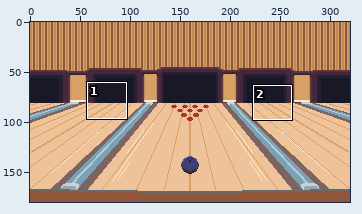
A pixel-art file gets an edit: textures/aesprite/background.aseprite. Above: a wide view before the commit, with the close-up outlined.
Close-up. Earlier state:
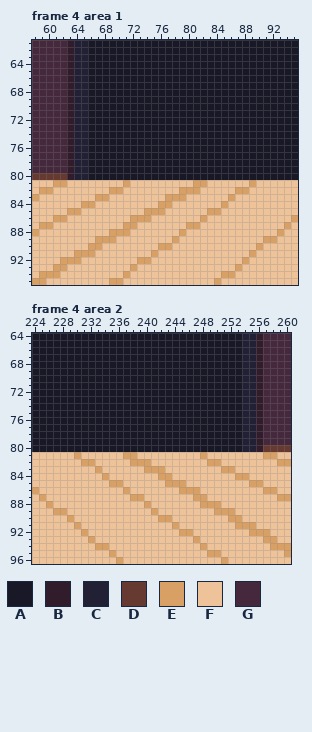
320x180 pixels, 10 frames. Colours within 5 levels of each other are drawn and written as one. Shown: frame 4 area 1: x 58..95, y 61..95; frame 4 area 2: x 224..260, y 64..96. The commit also changed other frames or places, which this record leaves out.
Visible layers, top first: "Bowling Ball", "Background".
Palette (. is transparent): A #191826  B #301c2a  C #222034  D #663931  E #d9a066  F #eec39a  G #45283c
Pixels before, frame 4 area 1, first column x 58:
61 GGGGGBCCAAAAAAAAAAAAAAAAAAAAAAAAAAAAAA
62 GGGGGBCCAAAAAAAAAAAAAAAAAAAAAAAAAAAAAA
63 GGGGGBCCAAAAAAAAAAAAAAAAAAAAAAAAAAAAAA
64 GGGGGBCCAAAAAAAAAAAAAAAAAAAAAAAAAAAAAA
65 GGGGGBCCAAAAAAAAAAAAAAAAAAAAAAAAAAAAAA
66 GGGGGBCCAAAAAAAAAAAAAAAAAAAAAAAAAAAAAA
67 GGGGGBCCAAAAAAAAAAAAAAAAAAAAAAAAAAAAAA
68 GGGGGBCCAAAAAAAAAAAAAAAAAAAAAAAAAAAAAA
69 GGGGGBCCAAAAAAAAAAAAAAAAAAAAAAAAAAAAAA
70 GGGGGBCCAAAAAAAAAAAAAAAAAAAAAAAAAAAAAA
71 GGGGGBCCAAAAAAAAAAAAAAAAAAAAAAAAAAAAAA
72 GGGGGBCCAAAAAAAAAAAAAAAAAAAAAAAAAAAAAA
73 GGGGGBCCAAAAAAAAAAAAAAAAAAAAAAAAAAAAAA
74 GGGGGBCCAAAAAAAAAAAAAAAAAAAAAAAAAAAAAA
75 GGGGGBCCAAAAAAAAAAAAAAAAAAAAAAAAAAAAAA
76 GGGGGBCCAAAAAAAAAAAAAAAAAAAAAAAAAAAAAA
77 GGGGGBCCAAAAAAAAAAAAAAAAAAAAAAAAAAAAAA
78 GGGGGBCCAAAAAAAAAAAAAAAAAAAAAAAAAAAAAA
79 GGGGGBCCAAAAAAAAAAAAAAAAAAAAAAAAAAAAAA
80 DDDDDBCCAAAAAAAAAAAAAAAAAAAAAAAAAAAAAA
81 FFFEEFFFFFFFFEFFFFFFFFFEEFFFFFFEFFFFFF
82 FEEFFFFFFFFEEFFFFFFFFEEEFFFFFEEFFFFFFF
83 EFFFFFFFFEEFFFFFFFFEEEFFFFFFEFFFFFFFFF
84 FFFFFFFEEFFFFFFFFFEEFFFFFFFEFFFFFFFFFF
85 FFFFFEEFFFFFFFFFEEEFFFFFFEEFFFFFFFFFFF
86 FFFEEFFFFFFFFFEEEFFFFFFFEFFFFFFFFFFFFE
87 FEEFFFFFFFFFFEEFFFFFFFEEFFFFFFFFFFFFEF
88 EFFFFFFFFFFEEEFFFFFFFEFFFFFFFFFFFFFEFF
89 FFFFFFFFFEEEFFFFFFFFEFFFFFFFFFFFFEEFFF
90 FFFFFFFFEEFFFFFFFFEEFFFFFFFFFFFFEFFFFF
91 FFFFFFEEEFFFFFFFFEFFFFFFFFFFFFFEFFFFFF
92 FFFFEEEFFFFFFFFEEFFFFFFFFFFFFFEFFFFFFF
93 FFFEEFFFFFFFFFEFFFFFFFFFFFFFFEFFFFFFFF
94 FEEEFFFFFFFFFEFFFFFFFFFFFFFEEFFFFFFFFF
95 EEFFFFFFFFFEEFFFFFFFFFFFFFEFFFFFFFFFFF
Pixels before, frame 4 area 2, first column x 224:
64 AAAAAAAAAAAAAAAAAAAAAAAAAAAAAACCBGGGG
65 AAAAAAAAAAAAAAAAAAAAAAAAAAAAAACCBGGGG
66 AAAAAAAAAAAAAAAAAAAAAAAAAAAAAACCBGGGG
67 AAAAAAAAAAAAAAAAAAAAAAAAAAAAAACCBGGGG
68 AAAAAAAAAAAAAAAAAAAAAAAAAAAAAACCBGGGG
69 AAAAAAAAAAAAAAAAAAAAAAAAAAAAAACCBGGGG
70 AAAAAAAAAAAAAAAAAAAAAAAAAAAAAACCBGGGG
71 AAAAAAAAAAAAAAAAAAAAAAAAAAAAAACCBGGGG
72 AAAAAAAAAAAAAAAAAAAAAAAAAAAAAACCBGGGG
73 AAAAAAAAAAAAAAAAAAAAAAAAAAAAAACCBGGGG
74 AAAAAAAAAAAAAAAAAAAAAAAAAAAAAACCBGGGG
75 AAAAAAAAAAAAAAAAAAAAAAAAAAAAAACCBGGGG
76 AAAAAAAAAAAAAAAAAAAAAAAAAAAAAACCBGGGG
77 AAAAAAAAAAAAAAAAAAAAAAAAAAAAAACCBGGGG
78 AAAAAAAAAAAAAAAAAAAAAAAAAAAAAACCBGGGG
79 AAAAAAAAAAAAAAAAAAAAAAAAAAAAAACCBGGGG
80 AAAAAAAAAAAAAAAAAAAAAAAAAAAAAACCBDDDD
81 FFFFFFEFFFFFFEEFFFFFFFFFEFFFFFFFFEEFF
82 FFFFFFFEEFFFFFEEEFFFFFFFFEEFFFFFFFFEE
83 FFFFFFFFFEFFFFFFEEEFFFFFFFFEEFFFFFFFF
84 FFFFFFFFFFEFFFFFFFEEFFFFFFFFFEEFFFFFF
85 FFFFFFFFFFFEEFFFFFFEEEFFFFFFFFFEEFFFF
86 EFFFFFFFFFFFFEFFFFFFFEEEFFFFFFFFFEEFF
87 FEFFFFFFFFFFFFEEFFFFFFFEEFFFFFFFFFFEE
88 FFEFFFFFFFFFFFFFEFFFFFFFEEEFFFFFFFFFF
89 FFFEEFFFFFFFFFFFFEFFFFFFFFEEEFFFFFFFF
90 FFFFFEFFFFFFFFFFFFEEFFFFFFFFEEFFFFFFF
91 FFFFFFEFFFFFFFFFFFFFEFFFFFFFFEEEFFFFF
92 FFFFFFFEFFFFFFFFFFFFFEEFFFFFFFFEEEFFF
93 FFFFFFFFEFFFFFFFFFFFFFFEFFFFFFFFFEEFF
94 FFFFFFFFFEEFFFFFFFFFFFFFEFFFFFFFFFEEE
95 FFFFFFFFFFFEFFFFFFFFFFFFFEEFFFFFFFFFE
96 FFFFFFFFFFFFEFFFFFFFFFFFFFFEFFFFFFFFF
The result:
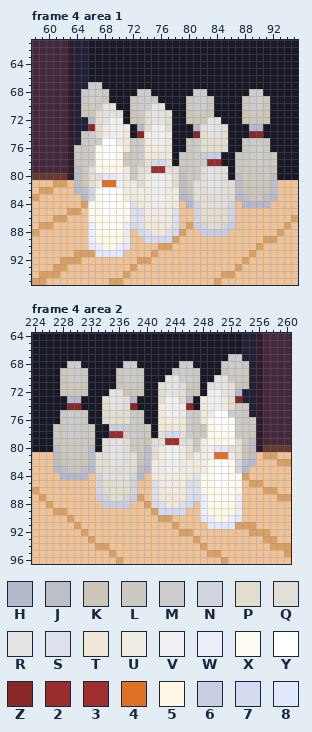
Colours new in this view: H #b5b9cc  J #bdbfc8  K #ccc6b9  L #ccc9c2  M #cccccc  N #d2d5de  P #e3ddcd  Q #e3dfd8  R #e3e3e3  S #dee1eb  T #f0e9d9  U #f0ece4  V #f0f0f0  W #eceffa  X #fffbf3  Y #ffffff  Z #892828  2 #992c2c  3 #a12f2f  4 #df7126  5 #fff8e7  6 #c9cee3  7 #d4daf0  8 #e2e8ff
From old to new:
layer "Left Lane Pins" now shown
layer "Right Lane Pins" now shown
Changed rows in their new state; - is an unchanged pixel.
Frame 4 area 1, layer "Left Lane Pins":
first column x 64:
67 --MM-------------------------
68 -LMML----MM------MM------MM--
69 -LMMK---LMML----LMML----LMML-
70 -KLLRR--LMMRR---LMMK----LMMK-
71 -KKQRRQ-KLQRRQ--KLLK----KLLK-
72 --HQRVV-KKQRRP--KKKRR---KKKK-
73 --ZPUVVU-HPVVP---HQRRQ---HH--
74 -LMPUVVT-ZUVVU---ZQRRP---ZZ--
75 -LMMYYUTLMUVVT--LMPQQP--LMML-
76 LLMXYYXTLMTUUT--LMPPPP--LMML-
77 LLMXYY5LLMTTTT-LLMM66--LLMMLL
78 KLL5XX5LLMQ77Q-LLMM22--LLMMLL
79 JLQ5555ULQQ33QQKLLQRRQ-KLLLLK
80 JKQQ88VULQUVVUQJLLQRRQ-JLLLLJ
81 JKPU44VUUPUVVUPJKQQRRQQJKLLKJ
82 HJNXYYXUUUUVVUUJKQQRRQQJKKKKJ
83 -HNXYYXUTUUVVUUHJPQQQQPHJKKJH
84 --XXYYXXSTUUUUT-HNQQQQN-HHHH-
85 --XXYYXXSSUUUUS--NPQQPN------
86 --5XXXX5SSTUUTS--NPPPPN------
87 --WXXXXW7STTTTS--6NPPN6------
88 --W5XX5W-7STTS7---6666-------
89 --W5555W--7777---------------
90 --8W55W8---------------------
91 ---8888----------------------
Frame 4 area 2, layer "Right Lane Pins":
first column x 227:
67 -------------------------MM--
68 --MM------MM------MM----LMML-
69 -LMML----LMML----LMML---KMML-
70 -KMML----KMML---RRMML--RRLLK-
71 -KLLK----KLLK--QRRQLK-QRRQKK-
72 -KKKK---RRKKK--PRRQKK-VVRQH--
73 --HH---QRRQH---PVVPH-UVVUPZ--
74 --ZZ---PRRQZ---UVVUZ-TVVUPML-
75 -LMML--PQQPML--TVVUMLTUYYMML-
76 -LMML--PPPPML--TUUTMLTXYYXMLL
77 LLMMLL--66MMLL-TTTTMLL5YYXMLL
78 LLMMLL--22MMLL-Q77QMLL5XX5LLK
79 KLLLLK-QRRQLLKQQ33QQLU5555QLJ
80 JLLLLJ-QRRQLLJQUVVUQLUV88QQKJ
81 JKLLKJQQRRQQKJPUVVUPUUV44UPKJ
82 JKKKKJQQRRQQKJUUVVUUUUXYYXNJH
83 HJKKJHPQQQQPJHUUVVUUTUXYYXNH-
84 -HHHH-NQQQQNH-TUUUUTSXXYYXX--
85 ------NPQQPN--SUUUUSSXXYYXX--
86 ------NPPPPN--STUUTSS5XXXX5--
87 ------6NPPN6--STTTTS7WXXXXW--
88 -------6666---7STTS7-W5XX5W--
89 ---------------7777--W5555W--
90 ---------------------8W55W8--
91 ----------------------8888---
Where, in picture pixels (left, top, right, bottom), the same in both close-ups:
changed: (74, 82, 277, 257)
changed: (53, 354, 256, 529)
